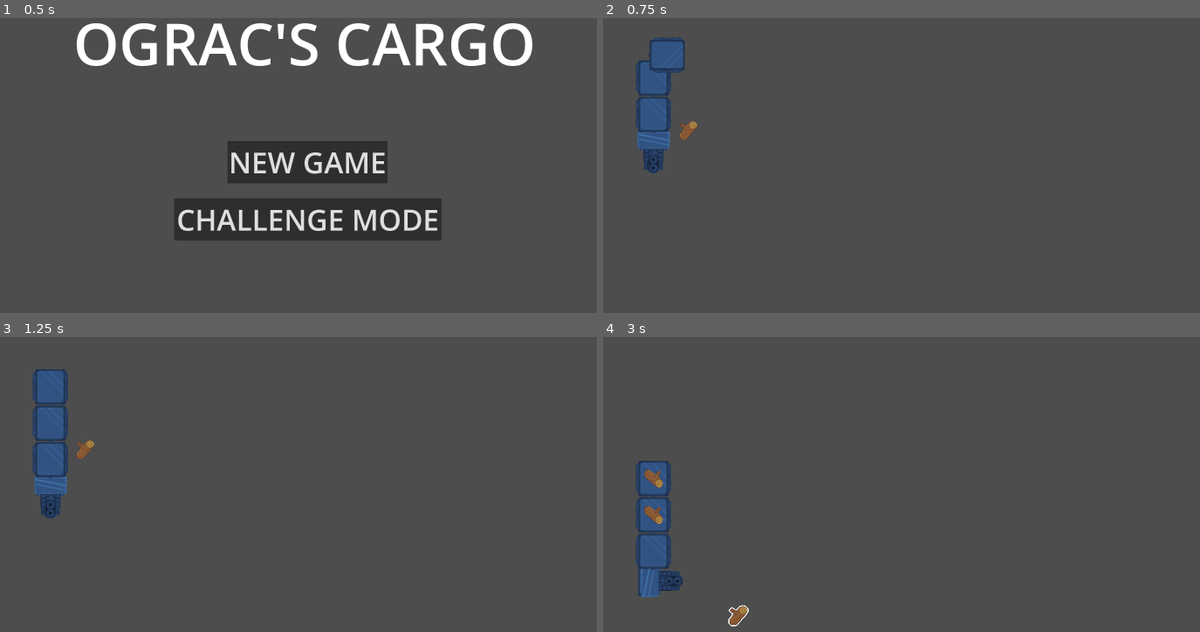
Above: before the commit, frames 1-4 (two rows, left to right).
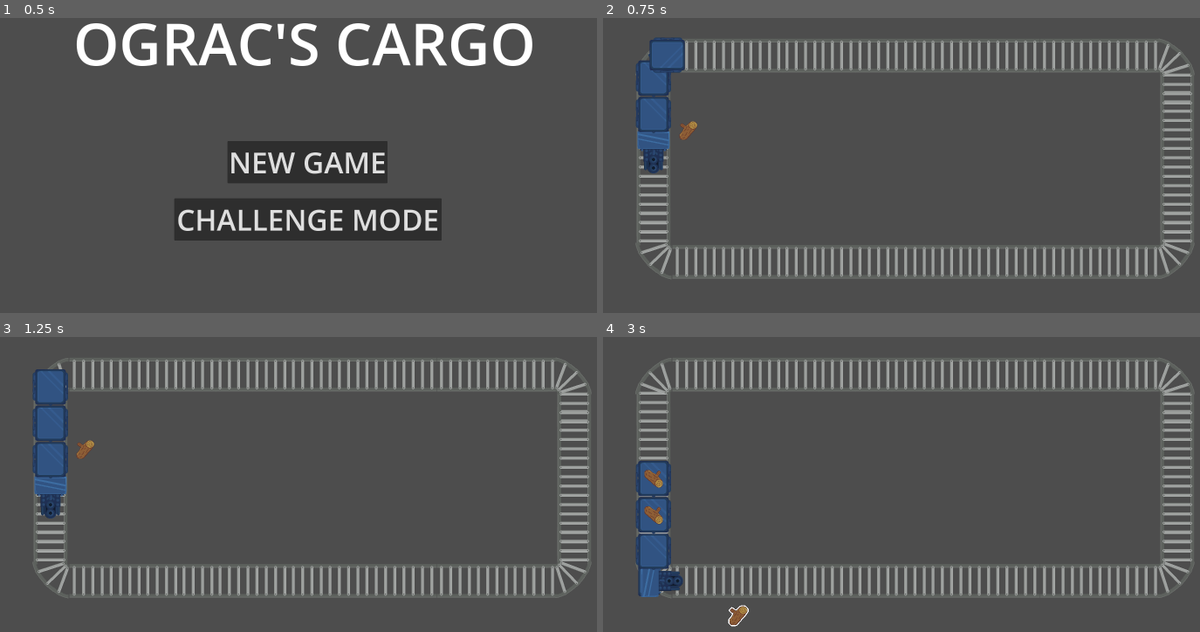
Above: after the commit, the same moments.

Repository: decadentpig/GMTK2025
Game: Godot game, scene res://main_menu.tscn
The game is run twice, just before and just after one commit, with the same random seed, the same clock (stepped at 60 frames per second) and the same inputs.
Inputs (mouse positions are in pixels of both pictures, inside the frame that each line leads up to):
- Up to frame 1 (0.5 s): no input
- Up to frame 2 (0.75 s): click "CHALLENGE MODE" at 0.5 s
- Up to frame 3 (1.25 s): no input
- Up to frame 4 (3 s): move the mouse to (686, 449) at 1.27 s; click (686, 449) at 1.35 s; move the mouse to (620, 508) at 2.02 s; click (620, 508) at 2.1 s; move the mouse to (740, 614) at 2.77 s; click (740, 614) at 2.85 s

Frame 1 is identical in both runs. In frame 2, 8.7% of the frame differs, in the area x 5-99%, y 7-89%; in frame 3, 8.7%; in frame 4, 8.8%.

Commit message:
Manual track laying (multi track drifting)

Diff:
--- a/scene.tscn
+++ b/scene.tscn
@@ -1,7 +1,9 @@
-[gd_scene load_steps=5 format=3 uid="uid://d2vvaaur2r211"]
+[gd_scene load_steps=7 format=3 uid="uid://d2vvaaur2r211"]
 
 [ext_resource type="Script" uid="uid://ca3vd21cdbsob" path="res://Scripts/train_manager.gd" id="1_3253y"]
 [ext_resource type="Script" uid="uid://djyec5cwx160w" path="res://game_manager.gd" id="1_u3cyc"]
+[ext_resource type="Texture2D" uid="uid://dpnntcte1qild" path="res://Assets/Track-Straight.png" id="2_u3cyc"]
+[ext_resource type="Texture2D" uid="uid://udnpmqusbw16" path="res://Assets/Track-Curved.png" id="3_m7jmp"]
 [ext_resource type="Texture2D" uid="uid://dhub01kk6a2gc" path="res://Assets/Train-Engine.png" id="4_u3cyc"]
 
 [sub_resource type="Curve2D" id="Curve2D_u3cyc"]
@@ -19,6 +21,199 @@
 [node name="Path2D" type="Path2D" parent="."]
 curve = SubResource("Curve2D_u3cyc")
 
+[node name="Track_Sprites_Container" type="Node2D" parent="Path2D"]
+
+[node name="TrainTrack" type="Sprite2D" parent="Path2D/Track_Sprites_Container"]
+position = Vector2(301, 496)
+rotation = 1.5708
+texture = ExtResource("2_u3cyc")
+
+[node name="TrainTrack41" type="Sprite2D" parent="Path2D/Track_Sprites_Container"]
+position = Vector2(301, 433)
+rotation = 1.5708
+texture = ExtResource("2_u3cyc")
+
+[node name="TrainTrack2" type="Sprite2D" parent="Path2D/Track_Sprites_Container"]
+position = Vector2(301, 624)
+rotation = 1.5708
+texture = ExtResource("2_u3cyc")
+
+[node name="TrainTrack3" type="Sprite2D" parent="Path2D/Track_Sprites_Container"]
+position = Vector2(301, 752)
+rotation = 1.5708
+texture = ExtResource("2_u3cyc")
+
+[node name="TrainTrack4" type="Sprite2D" parent="Path2D/Track_Sprites_Container"]
+position = Vector2(301, 880)
+rotation = 1.5708
+texture = ExtResource("2_u3cyc")
+
+[node name="TrainTrack42" type="Sprite2D" parent="Path2D/Track_Sprites_Container"]
+position = Vector2(301, 910)
+rotation = 1.5708
+texture = ExtResource("2_u3cyc")
+
+[node name="TrainTrack5" type="Sprite2D" parent="Path2D/Track_Sprites_Container"]
+position = Vector2(2101, 496)
+rotation = 1.5708
+texture = ExtResource("2_u3cyc")
+
+[node name="TrainTrack43" type="Sprite2D" parent="Path2D/Track_Sprites_Container"]
+position = Vector2(2101, 436)
+rotation = 1.5708
+texture = ExtResource("2_u3cyc")
+
+[node name="TrainTrack6" type="Sprite2D" parent="Path2D/Track_Sprites_Container"]
+position = Vector2(2101, 624)
+rotation = 1.5708
+texture = ExtResource("2_u3cyc")
+
+[node name="TrainTrack7" type="Sprite2D" parent="Path2D/Track_Sprites_Container"]
+position = Vector2(2101, 752)
+rotation = 1.5708
+texture = ExtResource("2_u3cyc")
+
+[node name="TrainTrack8" type="Sprite2D" parent="Path2D/Track_Sprites_Container"]
+position = Vector2(2101, 880)
+rotation = 1.5708
+texture = ExtResource("2_u3cyc")
+
+[node name="TrainTrack37" type="Sprite2D" parent="Path2D/Track_Sprites_Container"]
+position = Vector2(2101, 910)
+rotation = 1.5708
+texture = ExtResource("2_u3cyc")
+
+[node name="TrainTrack9" type="Sprite2D" parent="Path2D/Track_Sprites_Container"]
+position = Vector2(429, 320)
+texture = ExtResource("2_u3cyc")
+
+[node name="TrainTrack10" type="Sprite2D" parent="Path2D/Track_Sprites_Container"]
+position = Vector2(556, 320)
+texture = ExtResource("2_u3cyc")
+
+[node name="TrainTrack11" type="Sprite2D" parent="Path2D/Track_Sprites_Container"]
+position = Vector2(682, 320)
+texture = ExtResource("2_u3cyc")
+
+[node name="TrainTrack12" type="Sprite2D" parent="Path2D/Track_Sprites_Container"]
+position = Vector2(806, 320)
+texture = ExtResource("2_u3cyc")
+
+[node name="TrainTrack13" type="Sprite2D" parent="Path2D/Track_Sprites_Container"]
+position = Vector2(930, 320)
+texture = ExtResource("2_u3cyc")
+
+[node name="TrainTrack14" type="Sprite2D" parent="Path2D/Track_Sprites_Container"]
+position = Vector2(1057, 320)
+texture = ExtResource("2_u3cyc")
+
+[node name="TrainTrack15" type="Sprite2D" parent="Path2D/Track_Sprites_Container"]
+position = Vector2(1182, 320)
+texture = ExtResource("2_u3cyc")
+
+[node name="TrainTrack16" type="Sprite2D" parent="Path2D/Track_Sprites_Container"]
+position = Vector2(1308, 320)
+texture = ExtResource("2_u3cyc")
+
+[node name="TrainTrack17" type="Sprite2D" parent="Path2D/Track_Sprites_Container"]
+position = Vector2(1435, 320)
+texture = ExtResource("2_u3cyc")
+
+[node name="TrainTrack18" type="Sprite2D" parent="Path2D/Track_Sprites_Container"]
+position = Vector2(1562, 320)
+texture = ExtResource("2_u3cyc")
+
+[node name="TrainTrack19" type="Sprite2D" parent="Path2D/Track_Sprites_Container"]
+position = Vector2(1691, 320)
+texture = ExtResource("2_u3cyc")
+
+[node name="TrainTrack20" type="Sprite2D" parent="Path2D/Track_Sprites_Container"]
+position = Vector2(1818, 320)
+texture = ExtResource("2_u3cyc")
+
+[node name="TrainTrack21" type="Sprite2D" parent="Path2D/Track_Sprites_Container"]
+position = Vector2(1944, 320)
+texture = ExtResource("2_u3cyc")
+
+[node name="TrainTrack44" type="Sprite2D" parent="Path2D/Track_Sprites_Container"]
+position = Vector2(1977, 320)
+texture = ExtResource("2_u3cyc")
+
+[node name="TrainTrack22" type="Sprite2D" parent="Path2D/Track_Sprites_Container"]
+position = Vector2(429, 1029)
+texture = ExtResource("2_u3cyc")
+
+[node name="TrainTrack23" type="Sprite2D" parent="Path2D/Track_Sprites_Container"]
+position = Vector2(556, 1029)
+texture = ExtResource("2_u3cyc")
+
+[node name="TrainTrack24" type="Sprite2D" parent="Path2D/Track_Sprites_Container"]
+position = Vector2(682, 1029)
+texture = ExtResource("2_u3cyc")
+
+[node name="TrainTrack25" type="Sprite2D" parent="Path2D/Track_Sprites_Container"]
+position = Vector2(806, 1029)
+texture = ExtResource("2_u3cyc")
+
+[node name="TrainTrack26" type="Sprite2D" parent="Path2D/Track_Sprites_Container"]
+position = Vector2(930, 1029)
+texture = ExtResource("2_u3cyc")
+
+[node name="TrainTrack27" type="Sprite2D" parent="Path2D/Track_Sprites_Container"]
+position = Vector2(1057, 1029)
+texture = ExtResource("2_u3cyc")
+
+[node name="TrainTrack28" type="Sprite2D" parent="Path2D/Track_Sprites_Container"]
+position = Vector2(1182, 1029)
+texture = ExtResource("2_u3cyc")
+
+[node name="TrainTrack29" type="Sprite2D" parent="Path2D/Track_Sprites_Container"]
+position = Vector2(1308, 1029)
+texture = ExtResource("2_u3cyc")
+
+[node name="TrainTrack30" type="Sprite2D" parent="Path2D/Track_Sprites_Container"]
+position = Vector2(1435, 1029)
+texture = ExtResource("2_u3cyc")
+
+[node name="TrainTrack31" type="Sprite2D" parent="Path2D/Track_Sprites_Container"]
+position = Vector2(1562, 1029)
+texture = ExtResource("2_u3cyc")
+
+[node name="TrainTrack32" type="Sprite2D" parent="Path2D/Track_Sprites_Container"]
+position = Vector2(1691, 1029)
+texture = ExtResource("2_u3cyc")
+
+[node name="TrainTrack33" type="Sprite2D" parent="Path2D/Track_Sprites_Container"]
+position = Vector2(1818, 1029)
+texture = ExtResource("2_u3cyc")
+
+[node name="TrainTrack34" type="Sprite2D" parent="Path2D/Track_Sprites_Container"]
+position = Vector2(1944, 1029)
+texture = ExtResource("2_u3cyc")
+
+[node name="TrainTrack36" type="Sprite2D" parent="Path2D/Track_Sprites_Container"]
+position = Vector2(1977, 1029)
+texture = ExtResource("2_u3cyc")
+
+[node name="TrainTrack35" type="Sprite2D" parent="Path2D/Track_Sprites_Container"]
+position = Vector2(2098, 1029)
+texture = ExtResource("3_m7jmp")
+
+[node name="TrainTrack38" type="Sprite2D" parent="Path2D/Track_Sprites_Container"]
+position = Vector2(298, 1029)
+rotation = 1.5708
+texture = ExtResource("3_m7jmp")
+
+[node name="TrainTrack39" type="Sprite2D" parent="Path2D/Track_Sprites_Container"]
+position = Vector2(298, 324)
+rotation = 3.14159
+texture = ExtResource("3_m7jmp")
+
+[node name="TrainTrack40" type="Sprite2D" parent="Path2D/Track_Sprites_Container"]
+position = Vector2(2099, 324)
+rotation = 4.71239
+texture = ExtResource("3_m7jmp")
+
 [node name="Train" type="PathFollow2D" parent="Path2D"]
 position = Vector2(300, 500.18)
 rotation = 1.5708
Not shown, added: Assets/Track-Curved.png.import
